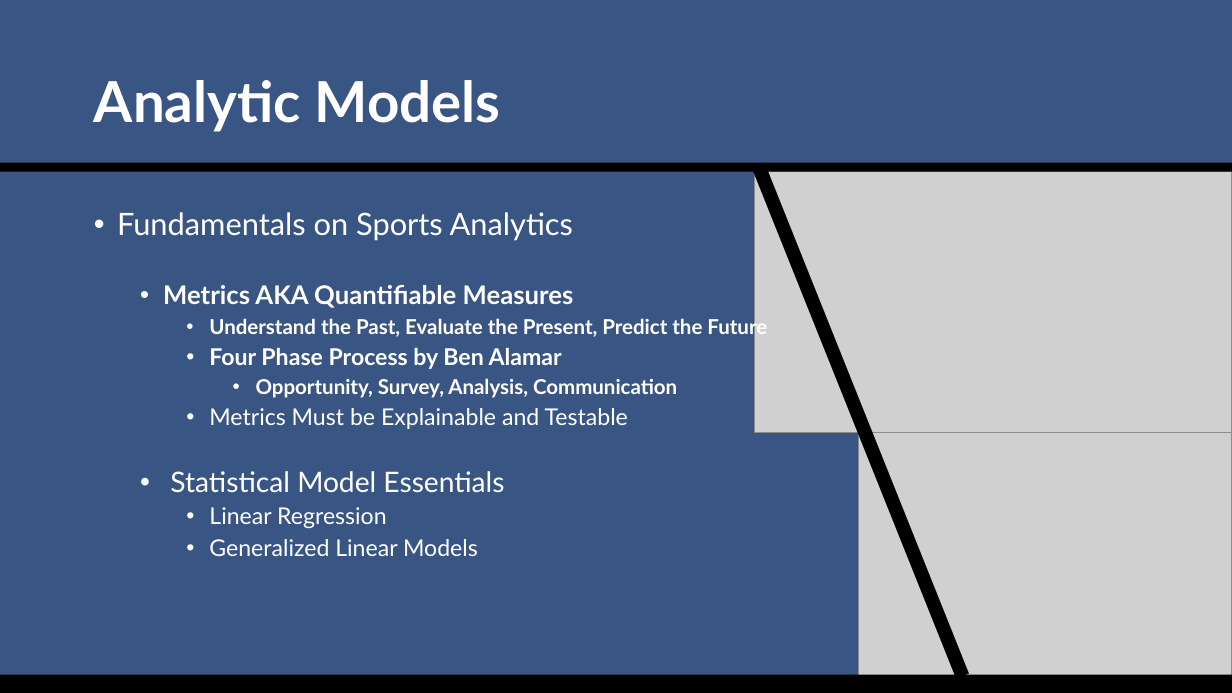
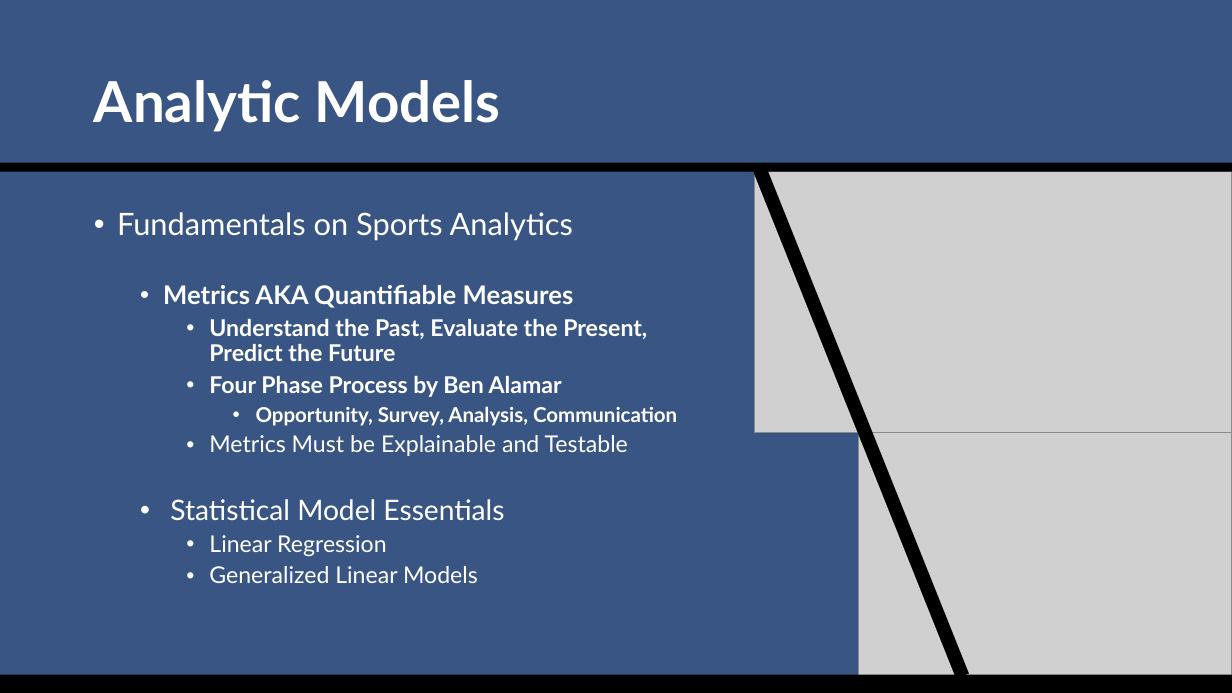
Before and after one commit to SuperMarioGiacomazzo/STOR538_WEBSITE, a slide deck: slide 8 of Slides/Sports Analytics 2/Sports_Analytics_2_Lecture.pptx. Drawn at 1232x693 pixels with LibreOffice and Linux fonts; fonts in the diff are those of the drawing; grey boxes stand for pictures. Boxes give left, top, right and bottom in pixels: in the first picture for what was removed or moved away, otherwise in the second. Text is boxed around its words. In the diff, an @@ line names an element or a change of style, - is before the commit and + after.

```diff
--- a/Slides/Sports Analytics 2/Sports_Analytics_2_Lecture.pptx
+++ b/Slides/Sports Analytics 2/Sports_Analytics_2_Lecture.pptx
@@ text at (209, 319, 647, 361): size 16 to 18 pt in "Understand the Past, Evaluate the Present, Predict ..." @@
```
Also in this commit, not shown: 6 other files.
